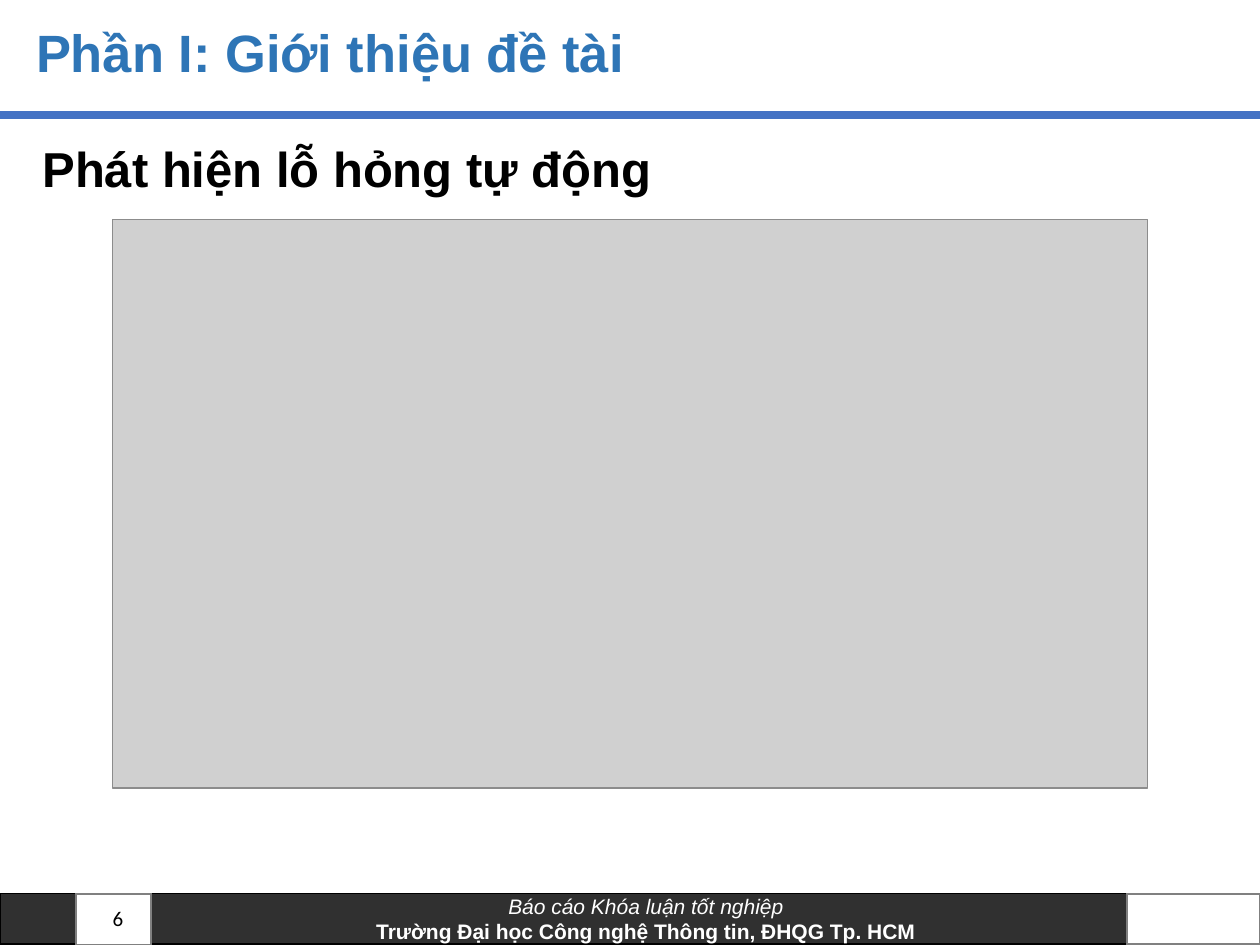
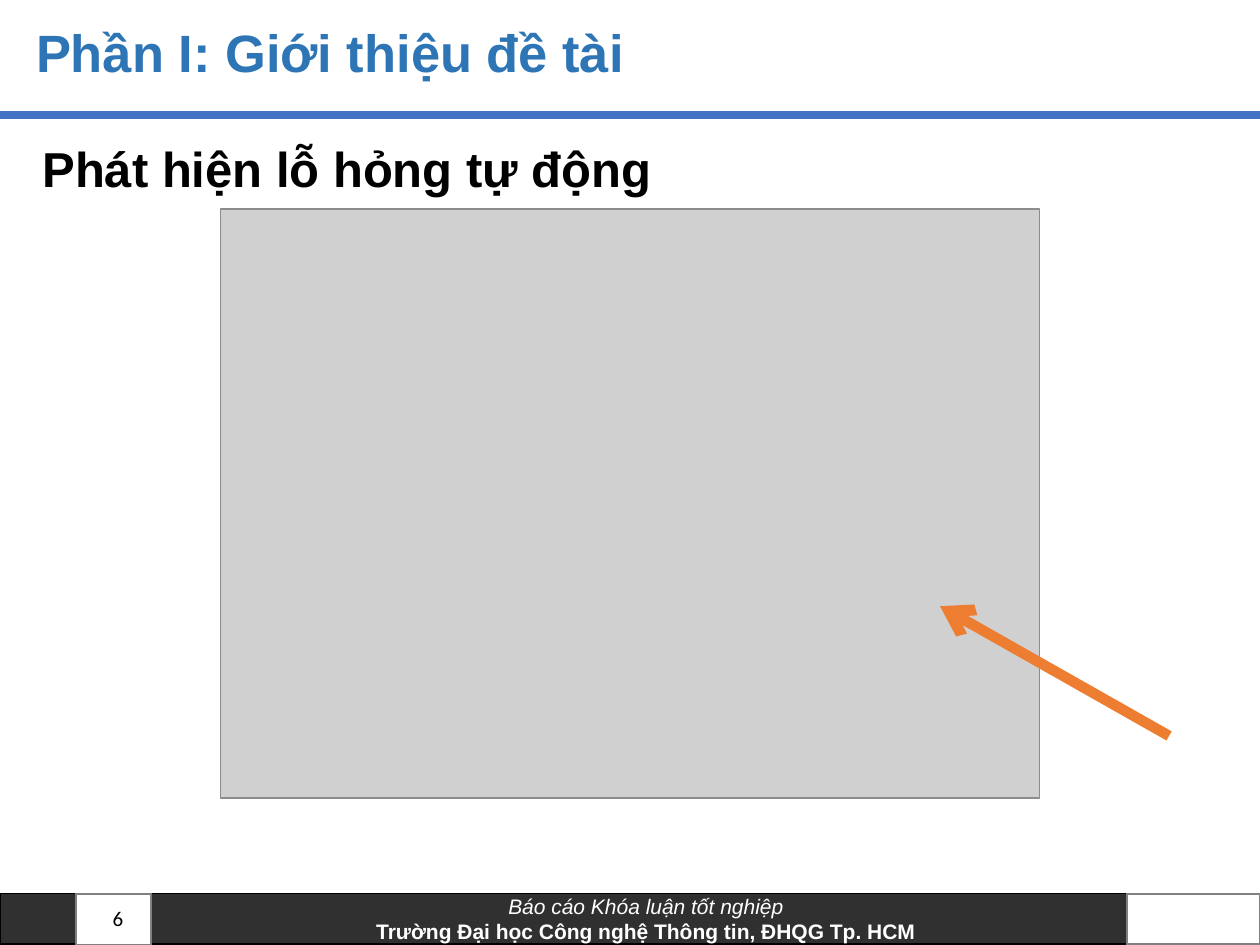
Before and after one commit to anhkiet1227/NT505_Thesis, a slide deck: slide 6 of Slide_20520605_VoAnhKiet.pptx. Drawn at 1260x945 pixels with LibreOffice and Linux fonts; fonts in the diff are those of the drawing; grey boxes stand for pictures; background and template pictures are left out. Boxes give left, top, right and bottom in pixels: in the first picture for what was removed or moved away, otherwise in the second. Text is boxed around its words. In the diff, an @@ line names an element or a change of style, - is before the commit and + after.

```diff
--- a/Slide_20520605_VoAnhKiet.pptx
+++ b/Slide_20520605_VoAnhKiet.pptx
@@ picture: place and size @@
-picture at box(112, 219, 1148, 788)
+picture at box(220, 209, 1040, 799)
@@ arrow added from (1169, 736) to (940, 606), #ED7D31 6 pt @@
```
Also in this commit, not shown: 1 other slide changed, 1 other file.
